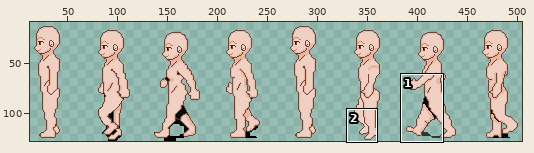
File history of a sprite sheet, src/res/img/person/concept128_1.1_Left_Anim8.png. Above, an overview of the earlier version with the close-up marked.
Close-up. The starting point:
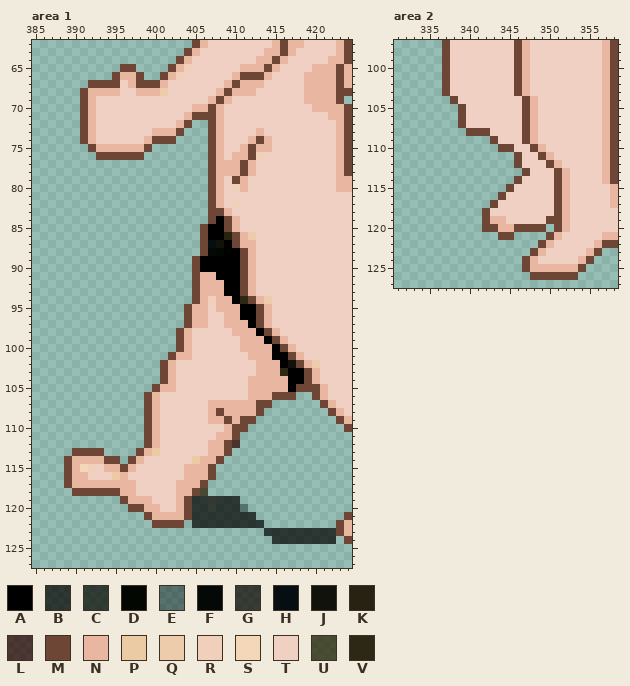
The file is 512x128 pixels. Pixels under 10% opacity are left out. Colours within 5 levels of each other are drawn and written as one. Shown: area 1: x 385..424, y 62..127; area 2: x 331..358, y 97..127. The wide view leaves out empty margins.
Palette (. is transparent): A #000000  B #020000b5  C #070700b5  D #020702  E #0209096c  F #040908  G #100800b5  H #070e12  J #10120b  K #272211  L #2c0000b5  M #6d4636  N #e8b6a1  P #ebcba3  Q #ecccab  R #f0cfbb  S #f4d7b8  T #f0d0c3  U #291f00b5  V #2d2815
Pixels before, area 1 (only the part around the change), first column x 385:
 62 ....................MNTTTTTTTTNMNNTTTTNM
 63 ...................MNTTTTTTTTNNMNTTTTTNM
 64 ..................MNTTTTTTTTNNMNTTTTTNNM
 65 ...........MM....MNRTTTTTTNNNMNTTTTNNNMN
 66 ..........MNNM..MNRTTTTTTNMMMNTTTTNNNNMN
 67 .......MMMMTNMMMNTTTTTTTNMNNNTTTTTNNNNMN
 68 ......MNNNNTTNNNQTTTTTTNMNNNTTTTTTNNNNMM
 69 ......MNTTTTTTTTTTTTTTNMNTTTTTTTTTNNNNM.
 70 ......MNTTTTTTTTTTTTNNMNTTTTTTTTTTTNNNNM
 71 ......MNTTTTTTTTTTTNMMMNTTTTTTTTTTTTTNNM
 72 ......MNTTTTTTTTTTNM..MNTTTTTTTTTTTTTTNM
 73 ......MNTTTTTTTNNNM...MNTTTTNTTTTTTTTTNM
 74 ......MNTTTTTTNMMM....MNTTTNMNTTTTTTTTNM
 75 .......MNNNNNNM.......MNTTNMNNTTTTTTTTNM
 76 ........MMMMMM........MNTNNMRTTTTTTTTTNM
 77 ......................MNNNMNTTTTTTTTTTNM
 78 ......................MNNNMNTTTTTTTTTTNM
 79 ......................MNTMNTTTTTTTTTTTNN
 80 ......................MNTRNTTTTTTTTTTTNN
 81 ......................MNTTTTTTTTTTTTTTTT
 82 ......................MNTRTTTTTTTTTTTTTT
 83 ......................MMNTTTTTTTTTTTTTTT
 84 ......................MAMNTTTTTTTTTTTTTT
 85 .....................MAAMNTTTTTTTTTTTTTT
 86 .....................MAAKMNQTTTTTTTTTTTT
 87 .....................MHJAMNNTTTTTTTTTTTT
 88 .....................MFDAAMNTTTTTTTTTTTT
 89 ....................MAAAAAMNTTTTTTTTTTTT
 90 ....................MAAAAAMNTTTTTTTTTTTT
 91 ....................MNNAAAMNTTTTTTTTTTTT
 92 ....................MNNNAAMNTTTTTTTTTTTT
 93 ....................MNNNAAMNTTTTTTTTTTTT
 94 ....................MNRNNAVMNQTTTTTTTTTT
 95 ...................MNNTNNNAAMNTTTTTTTTTT
 96 ...................MNNTTNNAAMNTTTTTTTTTT
 97 ...................MNNTTNNNAMNTTTTTTTTTT
 98 ..................MNTTTTTNNNAMNTTTTTTTTT
 99 ..................MNTTTTTTNNNAMNTTTTTTTT
100 ..................MNTTTTTTNNNNAMNTTTTTTT
101 .................MNNTTTTTTTNNNAAMNTTTTTT
102 ................MNTTTTTTTTTTNNNAJMNQTTTT
103 ................MNTTTTTTTTTTNNNVAAMNTTTT
104 ................MNTTTTTTTTTNNNNNAAMNTTTT
105 ...............MNNTTTTTTTTTNNNNNAMMMNTTT
106 ..............MNTTTTTTTTTTTNNNMMM..MNTTT
107 ..............MNTTTTTTNNNNNNMM......MNTT
108 ..............MNTTTTTTNMNNNNM........MNT
109 ..............MNTTTTTTNNMNMM..........MN
110 ..............MNTTTTTTTTNMM............M
111 ..............MNTTTTTTTNNM..............
112 ..............MNTTTTTTNNML..............
113 .....MMMM....MNPTTTTTTNNM...............
114 ....MNNNNMM.MNTTTTTTPNNM................
115 ....MNSRTNNMNTTTTTTNNNM.................
116 ....MNNTTTPNTTTTTTTNNNM.................
117 ....MNNNNNNNNTTTTTNNNM..................
118 .....MMMMMMNNTTTTTNNMU..................
119 ...........MNNNTTTNMBBGBBB..............
120 ............MMNNTTNMBBCBBBE.............
121 ..............MNNNNMBBBBBBBB...........M
122 ...............MMMM.BBBBBBBBB.........MN
123 .............................BBBBBBBBBMN
124 ..............................BBBBBBBB.M
125 ........................................
126 ........................................
Pixels before, area 2, first column x 337:
 97 MTTTTTTTTMNTTTTTTTTTNM
 98 MTTTTTTTTMNTTTTTTTTTNM
 99 MTTTTTTTTMNTTTTTTTTTNM
100 MTTTTTTTTMNTTTTTTTTTNM
101 MTTTTTTTTMNTTTTTTTTTNM
102 MTTTTTTTTMNTTTTTTTTTNM
103 MTTTTTTTTMNTTTTTTTTTNM
104 .MTTTTTTTTMNTTTTTTTTNM
105 ..MTTTTTTTMNTTTTTTTTNM
106 ..MTTTTTTTMNTTTTTTTTNM
107 ..MTTTTTTTMNTTTTTTTTNM
108 ...MMMTTTTMNTTTTTTTTNM
109 ......MTTTMNTTTTTTTTNM
110 .......MMTTMNTTTTTTTNM
111 .........MTTMNTTTTTTNM
112 .........MTTTMNTTTTTNM
113 ..........MTTTMNTTTTNM
114 .........MTTTTMNTTTTNM
115 ........MTTTTTMNTTTTTN
116 .......MTTTTTTMNTTTTTN
117 ......MTTTTTTTMNTTTTTN
118 .....MTTTTTTTTMNTTTTTT
119 .....MNNTTTTTMMNTTTTTT
120 .....MMNNMMMM.MNTTTTTT
121 .......MM....MNTTTTTNN
122 ............MNTTTTTNMM
123 ...........MNTTTTTNM..
124 ..........MNTTTTTNM...
125 ..........MNNNNNNM....
126 ...........MMMMMM.....
New version:
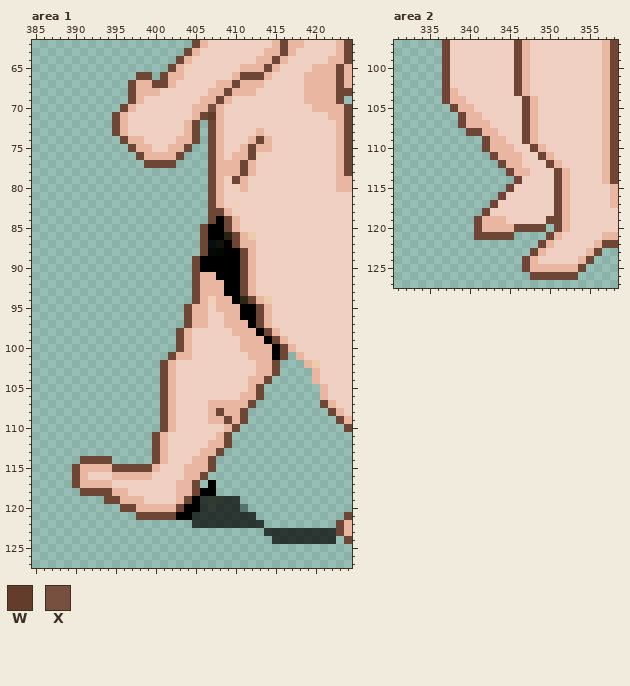
Colours new in this view: W #643c2b  X #775040
Change:
Area 1:
y 65: x 396..397 MM -> ..
y 66: x 395..397 MNN -> ...; x 399 . -> M; x 403 R -> N
y 67: x 392..399 MMMMTNMM -> .....MNN; x 401..402 NT -> MN; x 408 T -> N
y 68: x 391..397 MNNNNTT -> ......M; x 401 Q -> T; x 407 T -> N
y 69: x 391..398 MNTTTTTT -> ......MN; x 406 T -> N
y 70: x 391..397 MNTTTTT -> .....MN; x 407 M -> X
y 71: x 391..396 MNTTTT -> ....MN; x 404..405 NM -> TN; x 407 M -> W
y 72: x 391..396 MNTTTT -> ....MN; x 403..405 NM. -> TNM
y 73: x 391..396 MNTTTT -> ....MN; x 400..405 NNNM.. -> TTTTNM
y 74: x 391..405 MNTTTTTTNMMM... -> .....MNNTTTTNNM
y 75: x 392..397 MNNNNN -> .....M; x 399..404 M..... -> NTTNNM
y 76: x 393..397 MMMMM -> .....; x 399..403 ..... -> NNNNM
y 77: x 399..402 .... -> MMMM
y 101: x 416..417 AM -> M.
y 102: x 415..418 NAJM -> M...
y 103: x 415..419 NVAAM -> M....
y 104: x 414..419 NNNAAM -> M.....
y 105: x 400..401 MN -> .M; x 413..420 NNNNAMMM -> M.......
y 106: x 399..402 MNTT -> ..MN; x 411 T -> N; x 413..417 NNMMM -> M....; x 420 M -> .
y 107: x 399..402 MNTT -> ..MN; x 412..414 NMM -> M..
y 108: x 399..402 MNTT -> ..MN; x 411..413 NNM -> M..
y 109: x 399..402 MNTT -> ..MN; x 412 M -> .
y 110: x 399..402 MNTT -> ..MN; x 411 M -> .
y 111: x 399..401 MNT -> .MN; x 409..410 NM -> M.
y 112: x 399..401 MNT -> .MN; x 410 L -> .
y 113: x 390..393 MMMM -> ....; x 398..401 MNPT -> ..MN; x 406 T -> N; x 408..409 NM -> M.
y 114: x 389..393 MNNNN -> ..MMM; x 395 M -> .; x 397..401 MNTTT -> ...MN; x 405 P -> N; x 407..408 NM -> M.
y 115: x 389..393 MNSRT -> .MNNN; x 395 N -> M; x 397..400 NTTT -> MMMN
y 116: x 389..390 MN -> .M; x 395 P -> N; x 397..399 TTT -> NNN; x 406..407 NM -> M.
y 117: x 389..390 MN -> .M; x 395..397 NNN -> TTT; x 405..407 NM. -> M.A
y 118: x 390 M -> .; x 395 M -> N; x 397 N -> T; x 406..407 U. -> AA
y 119: x 394..396 ..M -> MMN; x 399 N -> T; x 405 B -> A
y 120: x 396 . -> M; x 398 M -> N; x 401..405 TTNMB -> NNMAA
y 121: x 398 . -> M; x 400..404 NNNNM -> MMMAA
y 122: x 400..403 MMMM -> ....
Area 2:
y 103: x 338 T -> N
y 104: x 337..339 .MT -> MNN
y 105: x 338..340 .MT -> MNN
y 106: x 340..341 TT -> NN
y 107: x 340..342 TTT -> NNN
y 108: x 342..343 MT -> NN
y 109: x 342..344 .MT -> MNN
y 110: x 342..345 ..MM -> MNNN
y 111: x 343..346 ...M -> MNNN
y 112: x 344..346 ..M -> MNN
y 113: x 345..347 ..M -> MNN
y 119: x 341..342 .M -> MN
y 120: x 341..343 .MM -> MNN
y 121: x 341..343 ... -> MMM
